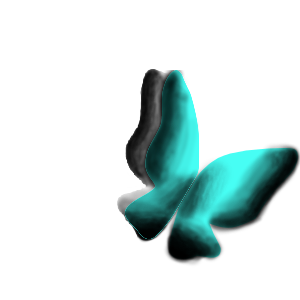
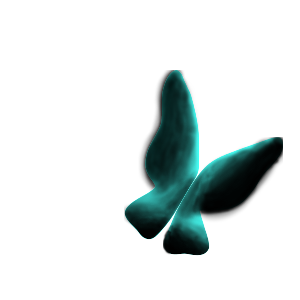
Layer changes from the first 300 × 300 image to the second:
renamed "Left wing btwn shade" to "Left wing btwn 1 shade", painted on it over [124,70,200,240]
added layer "Right wing btwn 1 shade" above "Right wing btwn 1 color" over [163,137,283,256]
added layer "Right wing btwn 1 color" above "Right wing flat shade" over [163,137,283,256]
hid "Right wing flat shade" over [163,141,300,266]
hid "Right wing flat color" over [169,148,298,259]
hid "Right wing shade" over [117,69,202,243]
